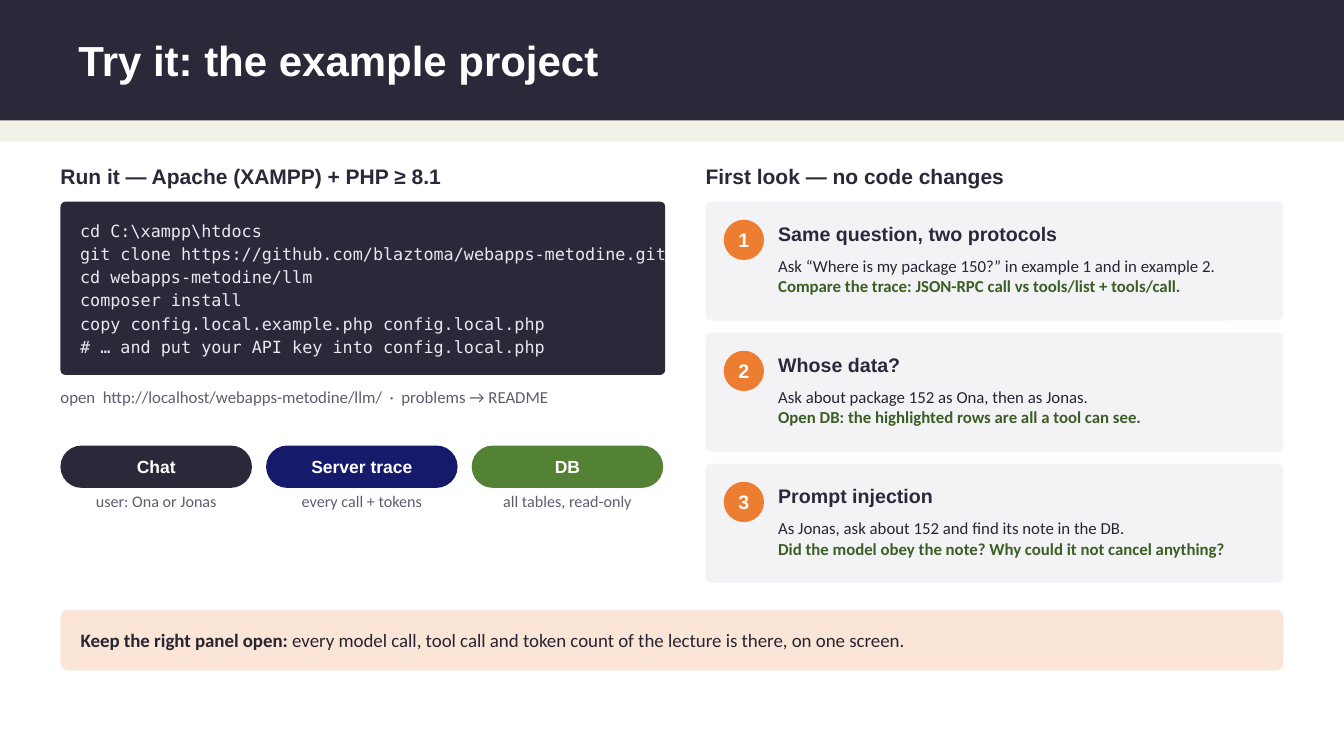
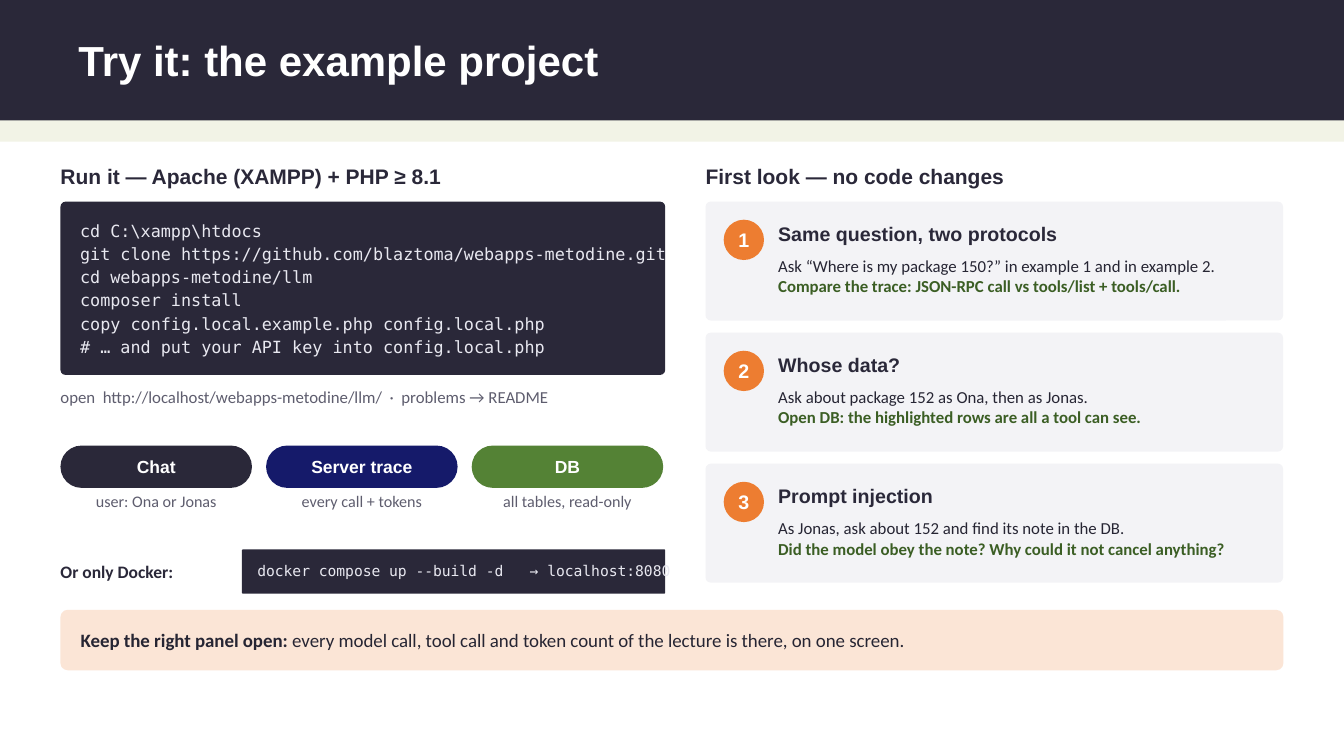
Before and after one commit to blaztoma/webapps-metodine, a slide deck: slide 27 of llm/slides/LLM_integration_2026.pptx. Drawn at 1344x756 pixels with LibreOffice and Linux fonts; fonts in the diff are those of the drawing. Boxes give left, top, right and bottom in pixels: in the first picture for what was removed or moved away, otherwise in the second. Text is boxed around its words. In the diff, an @@ line names an element or a change of style, - is before the commit and + after.

Commit message:
Skaidrė 27: paleidimas vien su Docker

```diff
--- a/llm/slides/LLM_integration_2026.pptx
+++ b/llm/slides/LLM_integration_2026.pptx
@@ text added at <box>60,565,173,581</box>, 12.5 pt, text #2A2839, bold @@
+Or only Docker:
@@ rounded rectangle added at <box>242,549,665,594</box>, fill #2A2839, 10.5 pt, text #E8E8F0 @@
+docker compose up --build -d → localhost:8080
```
